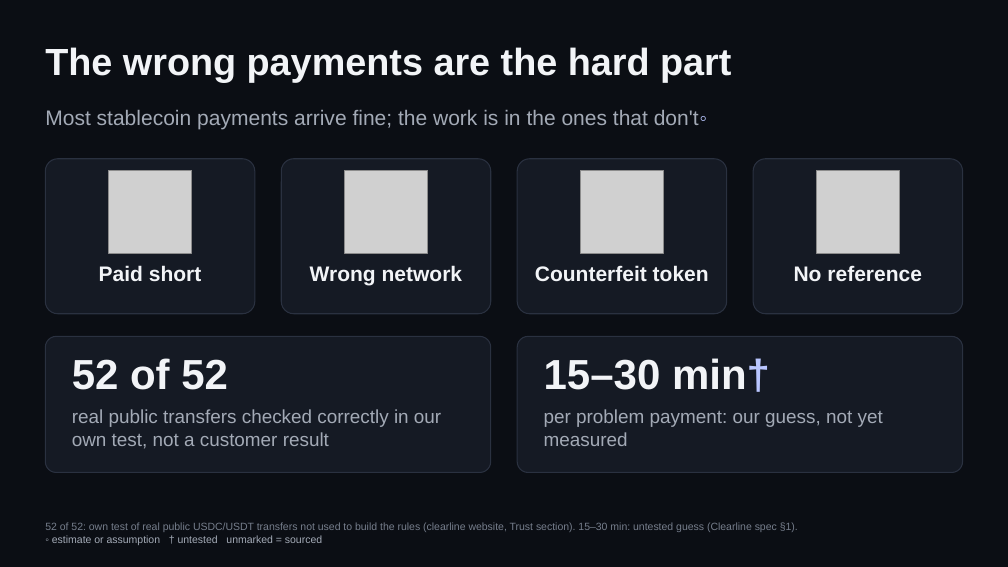
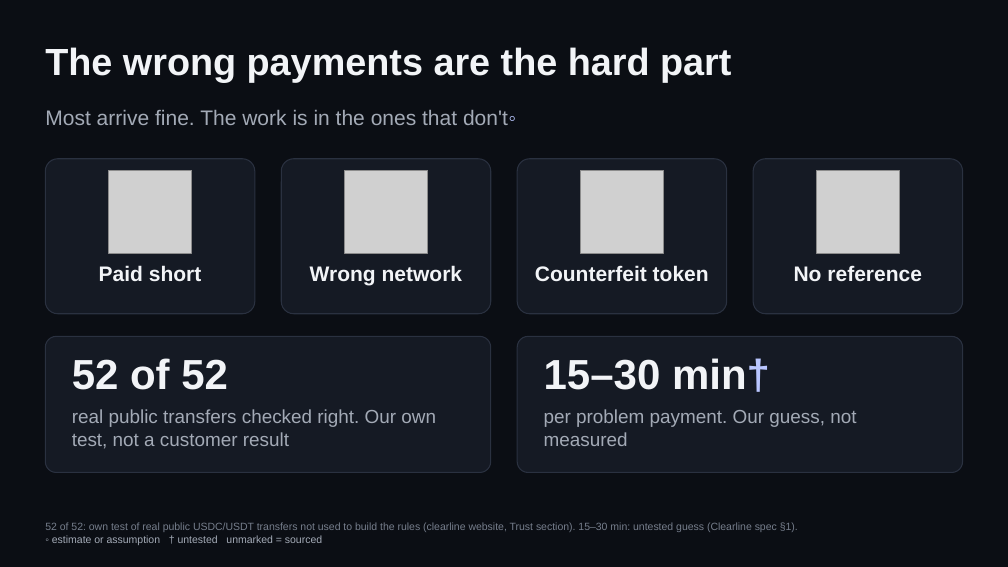
Before and after one commit to trysarathy/investigation-desk, a slide deck: slide 1 of team/evals/lead-designer/runs/2026-10-31/task-6/slide-preview.pptx. Drawn at 1008x567 pixels with LibreOffice and Linux fonts; fonts in the diff are those of the drawing; grey boxes stand for pictures. Boxes give left, top, right and bottom in pixels: in the first picture for what was removed or moved away, otherwise in the second. Text is boxed around its words. In the diff, an @@ line names an element or a change of style, - is before the commit and + after.

```diff
--- a/team/evals/lead-designer/runs/2026-10-31/task-6/slide-preview.pptx
+++ b/team/evals/lead-designer/runs/2026-10-31/task-6/slide-preview.pptx
@@ text at (x1=45, y1=110, x2=516, y2=125): text changed @@
-Most stablecoin payments arrive fine; the work is in the ones that don't◦
+Most arrive fine. The work is in the ones that don't◦
@@ text at (x1=72, y1=409, x2=436, y2=449): text changed @@
-real public transfers checked correctly in our own test, not a customer result
+real public transfers checked right. Our own test, not a customer result
@@ text at (x1=544, y1=409, x2=856, y2=446): text changed @@
-per problem payment: our guess, not yet measured
+per problem payment. Our guess, not measured
```
Also in this commit, not shown: 5 other files.
